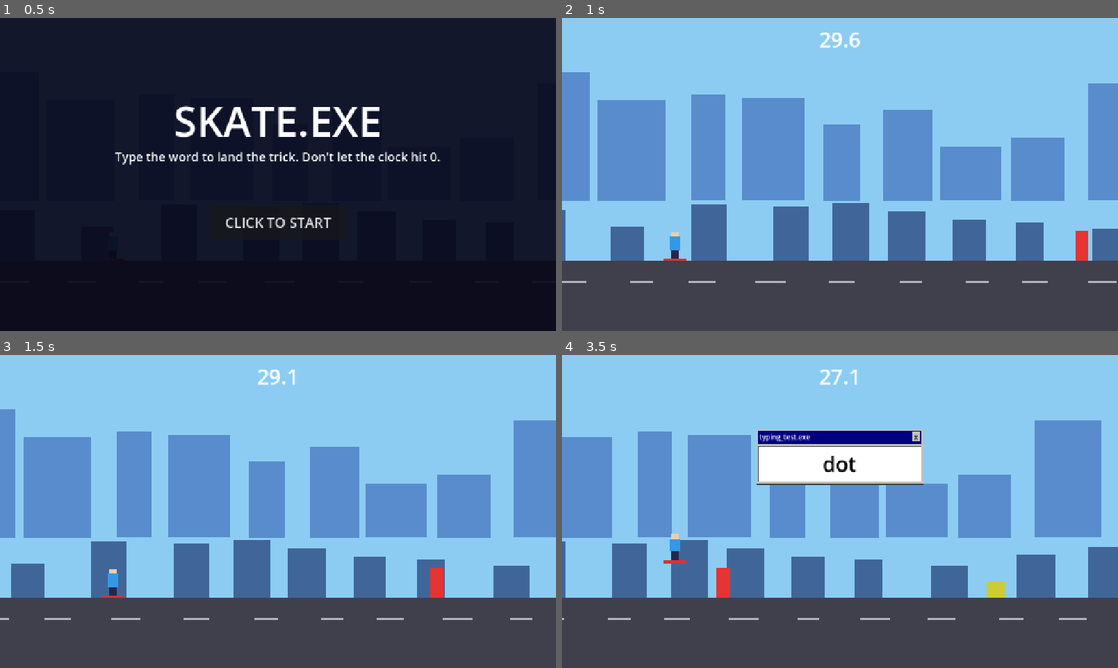
Above: before the commit, frames 1-4 (two rows, left to right).
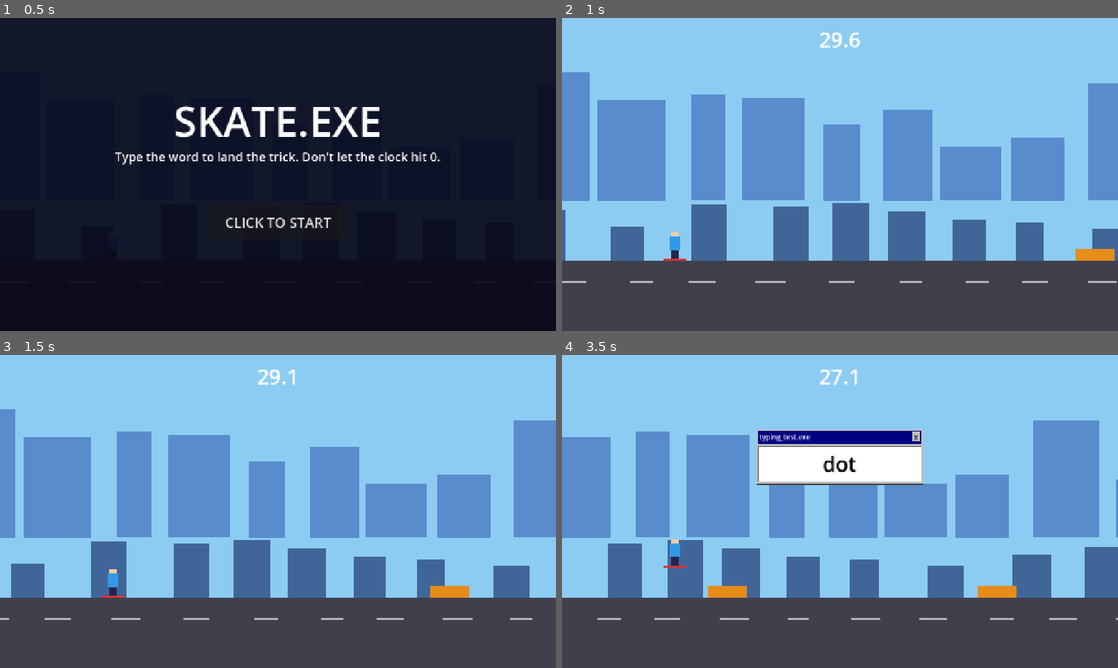
Above: after the commit, the same moments.

Repository: Sleepyad/HackTheFuture
Game: Godot game, scene res://scenes/main.tscn
The game is run twice, just before and just after one commit, with the same random seed, the same clock (stepped at 60 frames per second) and the same inputs.
Inputs:
- Up to frame 1 (0.5 s): no input
- Up to frame 2 (1 s): click "CLICK TO START" at 0.5 s
- Up to frame 3 (1.5 s): tap Enter at 1.25 s
- Up to frame 4 (3.5 s): no input

Frame 1 is identical in both runs. In frame 2, 0.4% of the frame differs, in the area x 92-100%, y 68-78%; in frame 3, 0.4%; in frame 4, 3.9%, in the area x 0-100%, y 20-85%.

Commit message:
Keep only the wide low obstacle placeholder (art is P4's job)
Co-Authored-By: Claude Sonnet 5.5 <noreply@anthropic.com>

Diff:
--- a/HackAThon/scripts/main.gd
+++ b/HackAThon/scripts/main.gd
@@ -11,11 +11,9 @@
 const GAP_MAX := 780.0
 const SPAWN_X := W + 60.0
 
-# Each obstacle type is a size and a color. Add a line to add a new type.
+# Obstacle placeholder (size + color). P4 swaps in real art; add a line for more types.
 const OBSTACLE_TYPES := [
-	{"size": Vector2(30, 70), "color": Color(0.9, 0.2, 0.2)},    # tall box
 	{"size": Vector2(90, 30), "color": Color(0.9, 0.55, 0.1)},   # wide, low box
-	{"size": Vector2(40, 40), "color": Color(0.8, 0.8, 0.2)},    # small box
 ]
 
 var playing := false
